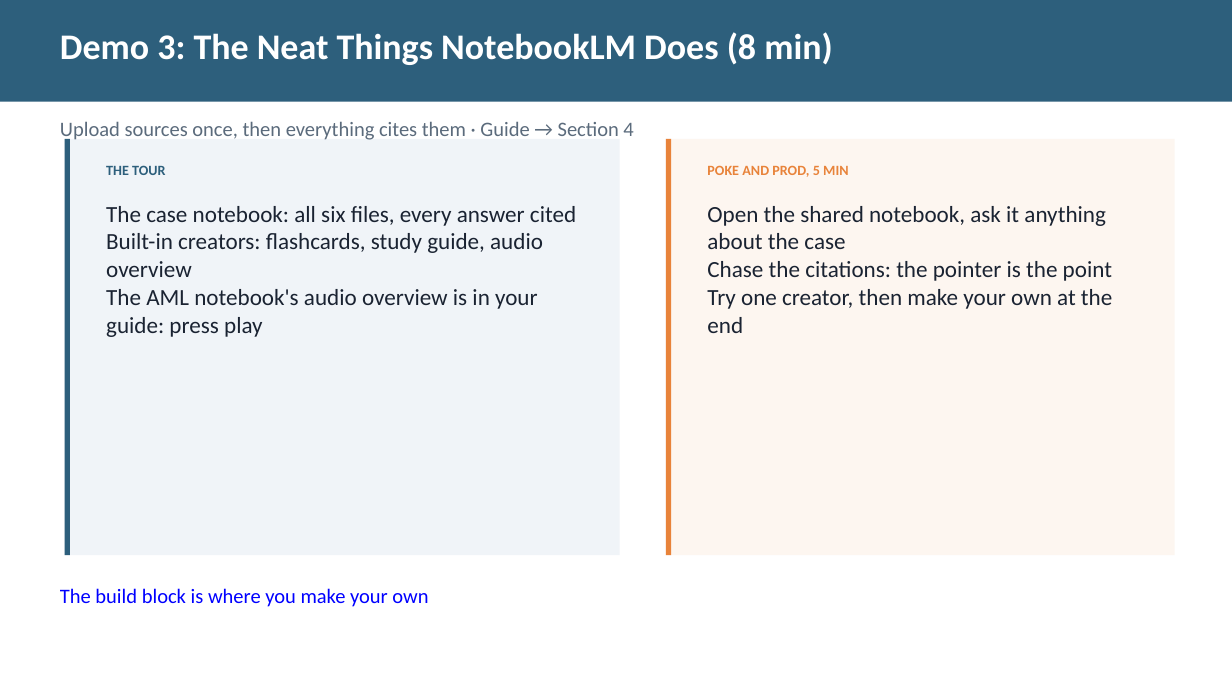
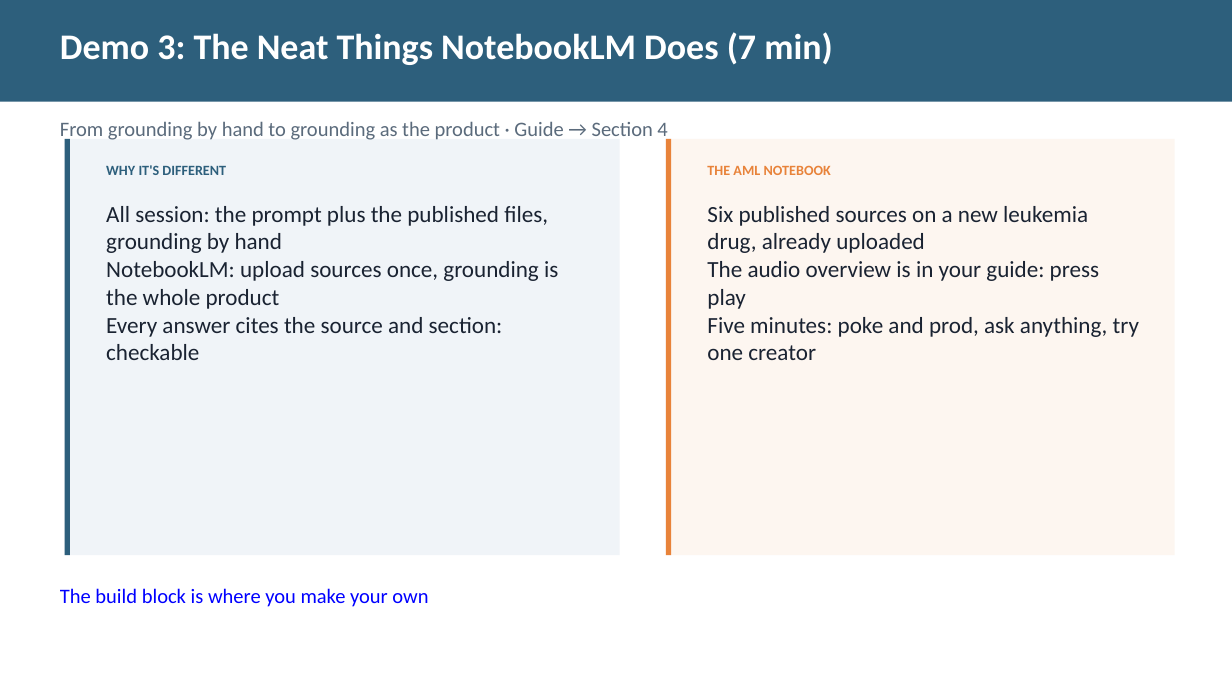
Before and after one commit to diana-brewer/digital-learning-unlocked, a slide deck: slide 8 of Digital Learning Unlocked - Slide Deck.pptx. Drawn at 1232x694 pixels with LibreOffice and Linux fonts; fonts in the diff are those of the drawing. Boxes give left, top, right and bottom in pixels: in the first picture for what was removed or moved away, otherwise in the second. Text is boxed around its words. In the diff, an @@ line names an element or a change of style, - is before the commit and + after.

```diff
--- a/Digital Learning Unlocked - Slide Deck.pptx
+++ b/Digital Learning Unlocked - Slide Deck.pptx
@@ text at [60,32,833,65]: text changed @@
-Demo 3: The Neat Things NotebookLM Does (8 min)
+Demo 3: The Neat Things NotebookLM Does (7 min)
@@ text at [60,121,667,142]: text changed @@
-Upload sources once, then everything cites them · Guide → Section 4
+From grounding by hand to grounding as the product · Guide → Section 4
@@ text at [106,165,226,175]: text changed @@
-THE TOUR
+WHY IT'S DIFFERENT
@@ text at [707,165,831,175]: text changed @@
-POKE AND PROD, 5 MIN
+THE AML NOTEBOOK
@@ text at [106,206,558,360]: text changed @@
-The case notebook: all six files, every answer cited
-Built-in creators: flashcards, study guide, audio overview
-The AML notebook's audio overview is in your guide: press play
+All session: the prompt plus the published files, grounding by hand
+NotebookLM: upload sources once, grounding is the whole product
+Every answer cites the source and section: checkable
@@ text at [707,206,1139,360]: text changed @@
-Open the shared notebook, ask it anything about the case
-Chase the citations: the pointer is the point
-Try one creator, then make your own at the end
+Six published sources on a new leukemia drug, already uploaded
+The audio overview is in your guide: press play
+Five minutes: poke and prod, ask anything, try one creator
```
Also in this commit, not shown: 2 other slides changed, 3 other files.
